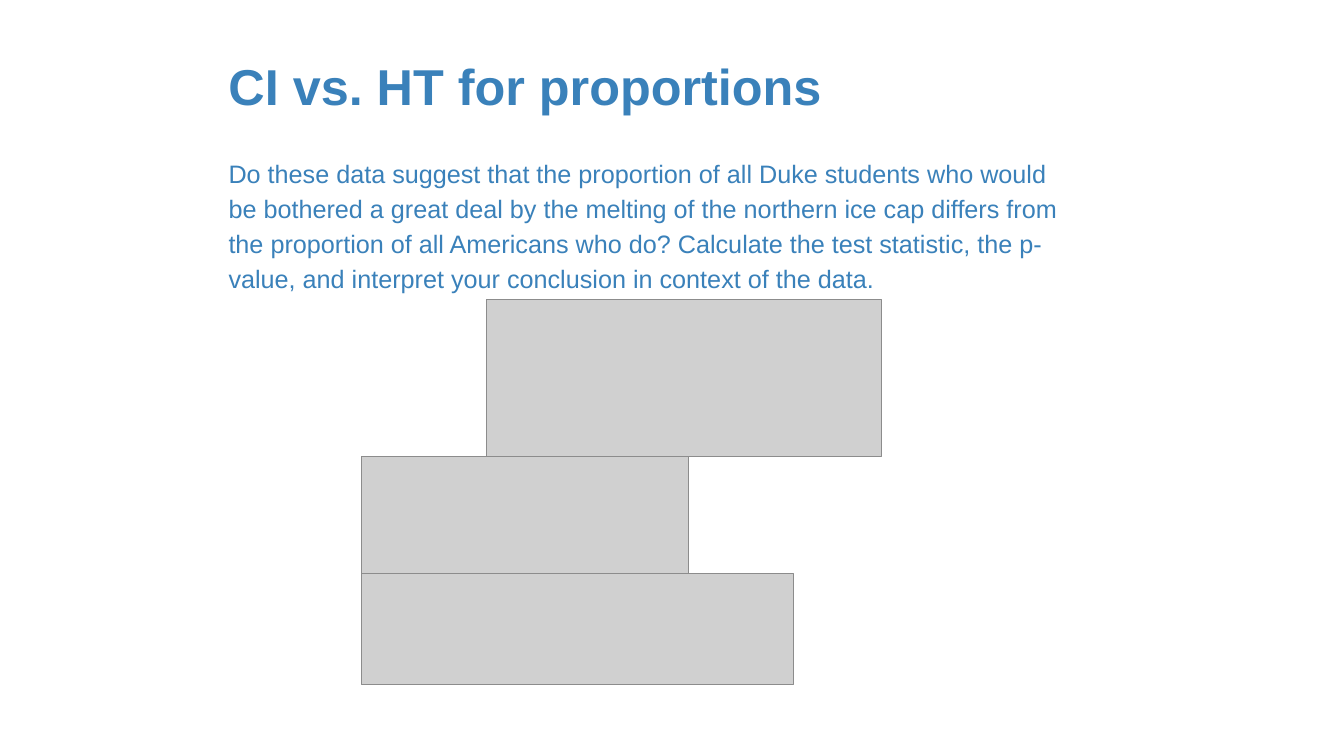
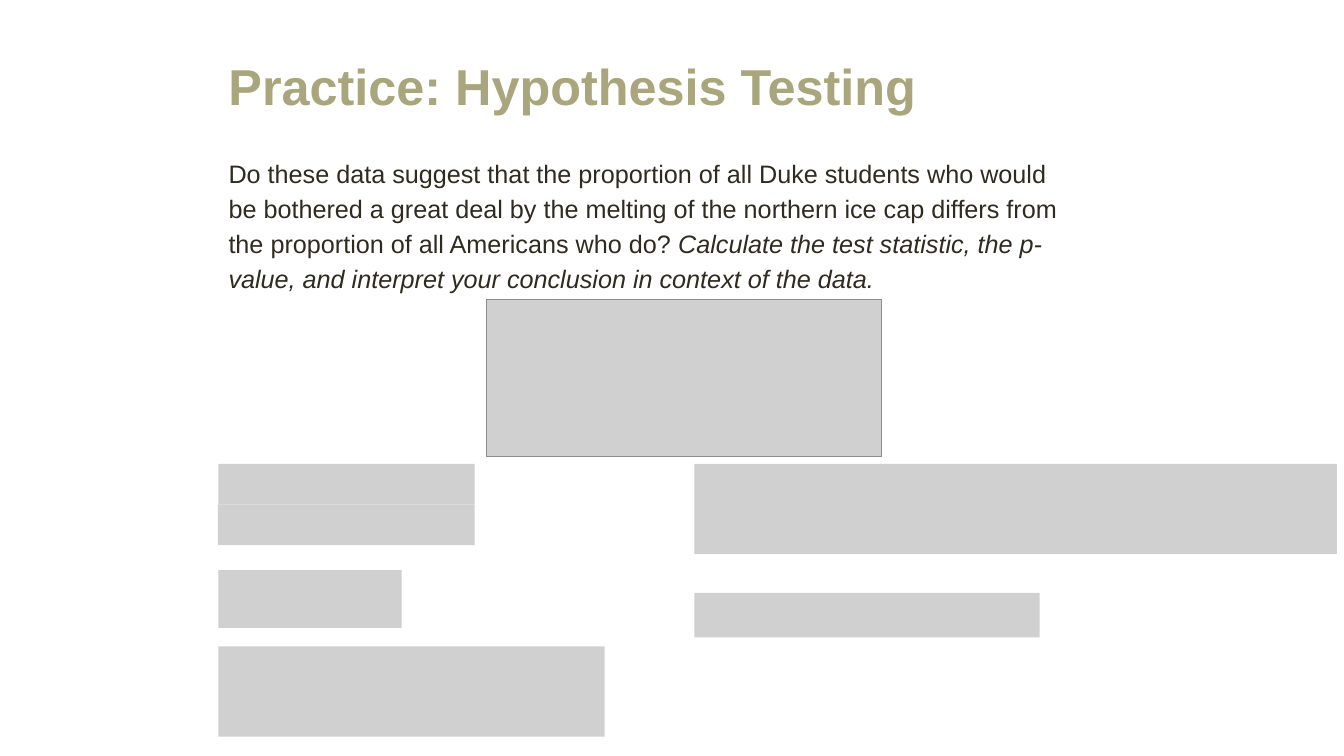
Before and after one commit to amosca01/MATH108-F23, a slide deck: slide 34 of slides/16-difference-two-proportions.pptx (slide 39 before the commit). Drawn at 1344x756 pixels with LibreOffice and Linux fonts; fonts in the diff are those of the drawing; grey boxes stand for pictures. Boxes give left, top, right and bottom in pixels: in the first picture for what was removed or moved away, otherwise in the second. Text is boxed around its words. In the diff, an @@ line names an element or a change of style, - is before the commit and + after.

```diff
--- a/slides/16-difference-two-proportions.pptx
+++ b/slides/16-difference-two-proportions.pptx
@@ title at (x1=228, y1=68, x2=916, y2=115): text changed; text colour #3A81BA to #A9A57C @@
-CI vs. HT for proportions
+Practice: Hypothesis Testing
@@ text "Do these data suggest that ..." at (x1=229, y1=164, x2=1056, y2=293): text colour #3A81BA to #2F2B20; italic on in "Calculate the test statistic, the p-value, and ..." @@
@@ picture added at (x1=219, y1=464, x2=475, y2=504) @@
@@ picture removed at (x1=362, y1=457, x2=689, y2=574) @@
@@ picture added at (x1=695, y1=464, x2=1337, y2=554) @@
@@ picture added at (x1=218, y1=505, x2=475, y2=545) @@
@@ picture added at (x1=219, y1=571, x2=402, y2=628) @@
@@ picture removed at (x1=362, y1=574, x2=795, y2=685) @@
@@ picture added at (x1=695, y1=593, x2=1040, y2=637) @@
@@ picture added at (x1=219, y1=646, x2=605, y2=736) @@
```
Also in this commit, not shown: 42 other slides changed, 6 slides added, 5 slides removed, 6 other files.
